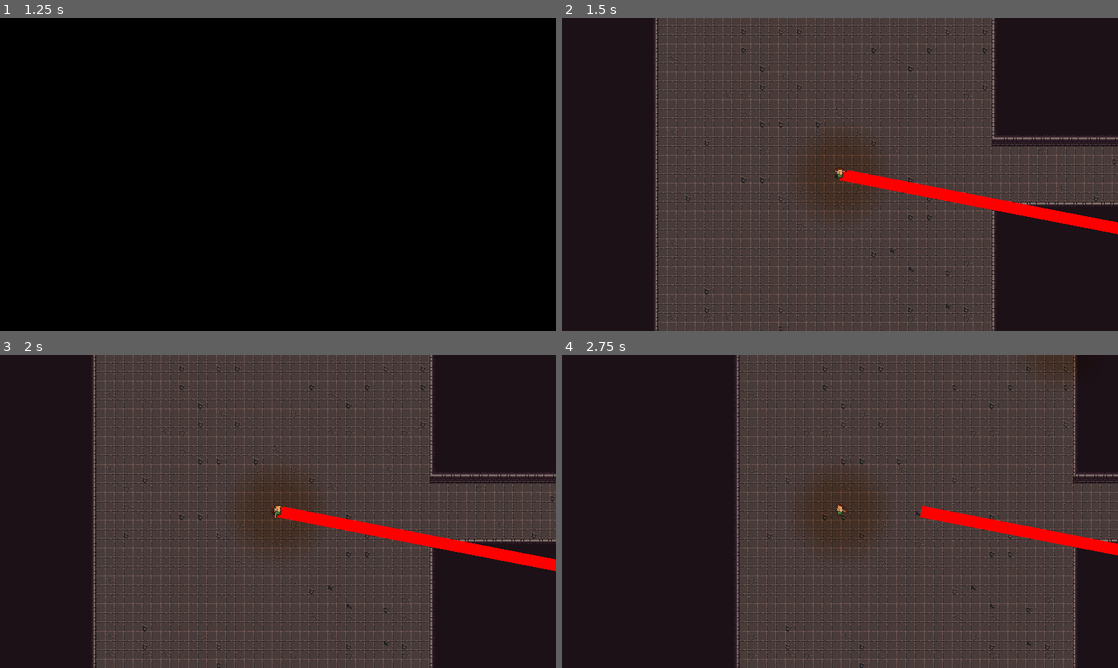
Above: before the commit, frames 1-4 (two rows, left to right).
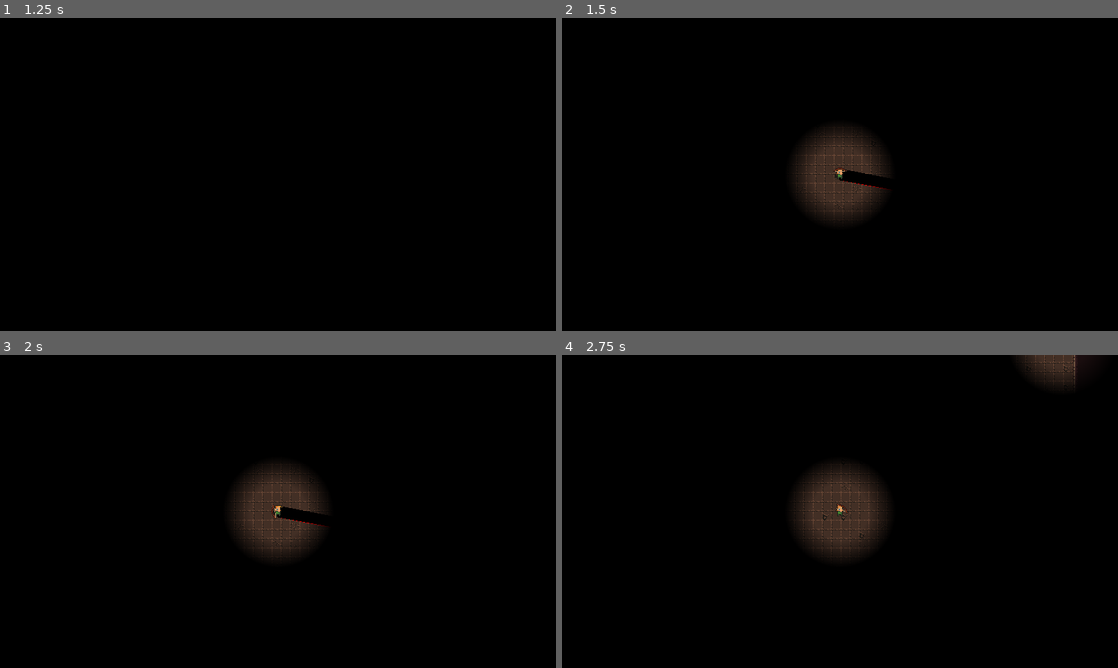
Above: after the commit, the same moments.

Repository: kuma-gee/shadow-edge
Game: Godot game, scene res://src/game.tscn
Two runs of this game, one before a commit and one after it. Both use one fixed random seed, a clock stepped at 60 frames per second and the inputs below.
Inputs (mouse positions are in pixels of both pictures, inside the frame that each line leads up to):
- Up to frame 1 (1.25 s): tap Enter at 0.5 s; move the mouse to (400, 158) at 0.52 s; press the mouse at (400, 158) at 0.53 s; hold A (move_right) from 0.53 s (still down)
- Up to frame 2 (1.5 s): tap Space at 1.25 s; move the mouse to (728, 190) at 1.27 s; release A (move_right) at 1.28 s; release the mouse at (728, 190) at 1.28 s; hold S (move_down) from 1.28 s (still down); click (728, 190) at 1.35 s
- Up to frame 3 (2 s): keep holding S (move_down)
- Up to frame 4 (2.75 s): tap Enter at 2 s; move the mouse to (895, 442) at 2.02 s; release S (move_down) at 2.03 s; press the mouse at (895, 442) at 2.03 s; hold A (move_right) from 2.03 s (still down)

Frame 1 is identical in both runs. In frame 2, 98% of the frame differs, in the area x 0-100%, y 0-100%; in frame 3, 98%; in frame 4, 96%.

Commit message:
start arrow light decrease after some time

Diff:
--- a/src/game.tscn
+++ b/src/game.tscn
@@ -9,7 +9,6 @@
 [node name="MSTDungeon" parent="." instance=ExtResource("1_w0onb")]
 
 [node name="CanvasModulate" type="CanvasModulate" parent="."]
-visible = false
 color = Color(0, 0, 0, 1)
 
 [connection signal="genereated" from="MSTDungeon" to="." method="_on_mst_dungeon_genereated"]
--- a/src/player/arrow.gd
+++ b/src/player/arrow.gd
@@ -6,6 +6,7 @@
 
 @onready var light_effect: Effect = $PointLight2D/Effect
 @onready var free_timer: Timer = $FreeTimer
+@onready var decrease_timer: Timer = $DecreaseTimer
 
 var stopped = false
 
@@ -22,8 +23,7 @@
 
 func _process(delta):
 	if velocity.length() == 0 and not stopped:
-		light_effect.end_value = 0.0
-		light_effect.start()
+		decrease_timer.start()
 		stopped = true
 
 func _on_effect_finished():
@@ -32,3 +32,8 @@
 
 func _on_free_timer_timeout():
 	queue_free()
+
+
+func _on_decrease_timer_timeout():
+	light_effect.end_value = 0.0
+	light_effect.start()
--- a/src/player/arrow.tscn
+++ b/src/player/arrow.tscn
@@ -6,7 +6,7 @@
 [ext_resource type="Script" path="res://shared/effect/Effect.gd" id="3_p077d"]
 
 [sub_resource type="RectangleShape2D" id="RectangleShape2D_wm47i"]
-size = Vector2(6, 20)
+size = Vector2(6, 16)
 
 [node name="Arrow" type="CharacterBody2D"]
 collision_layer = 16
@@ -33,5 +33,10 @@
 wait_time = 3.0
 one_shot = true
 
+[node name="DecreaseTimer" type="Timer" parent="."]
+wait_time = 2.0
+one_shot = true
+
 [connection signal="finished" from="PointLight2D/Effect" to="." method="_on_effect_finished"]
 [connection signal="timeout" from="FreeTimer" to="." method="_on_free_timer_timeout"]
+[connection signal="timeout" from="DecreaseTimer" to="." method="_on_decrease_timer_timeout"]
